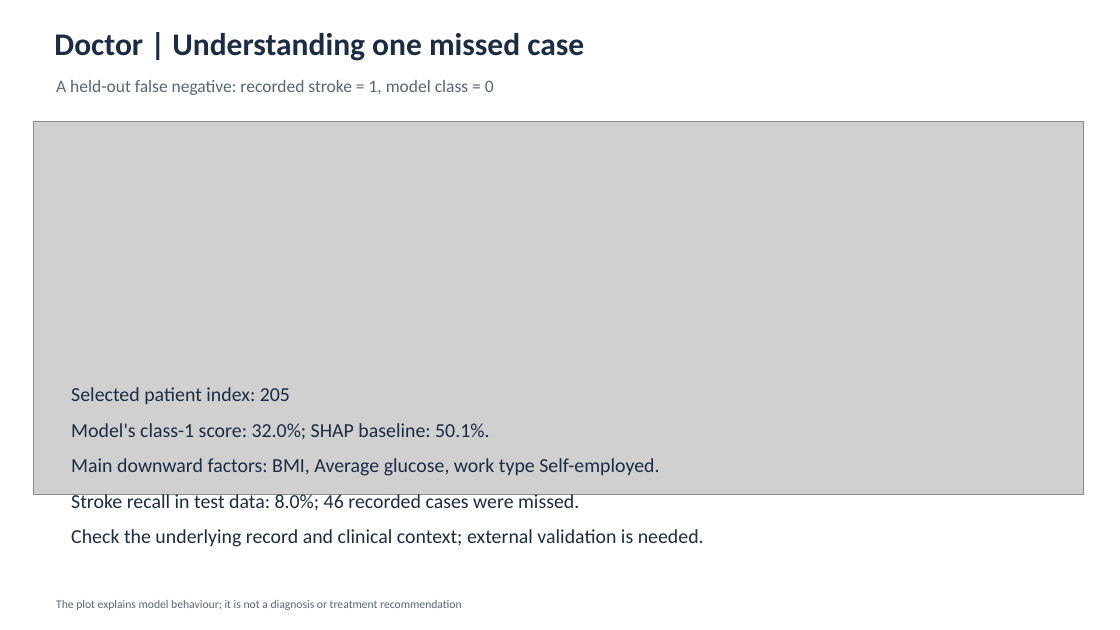
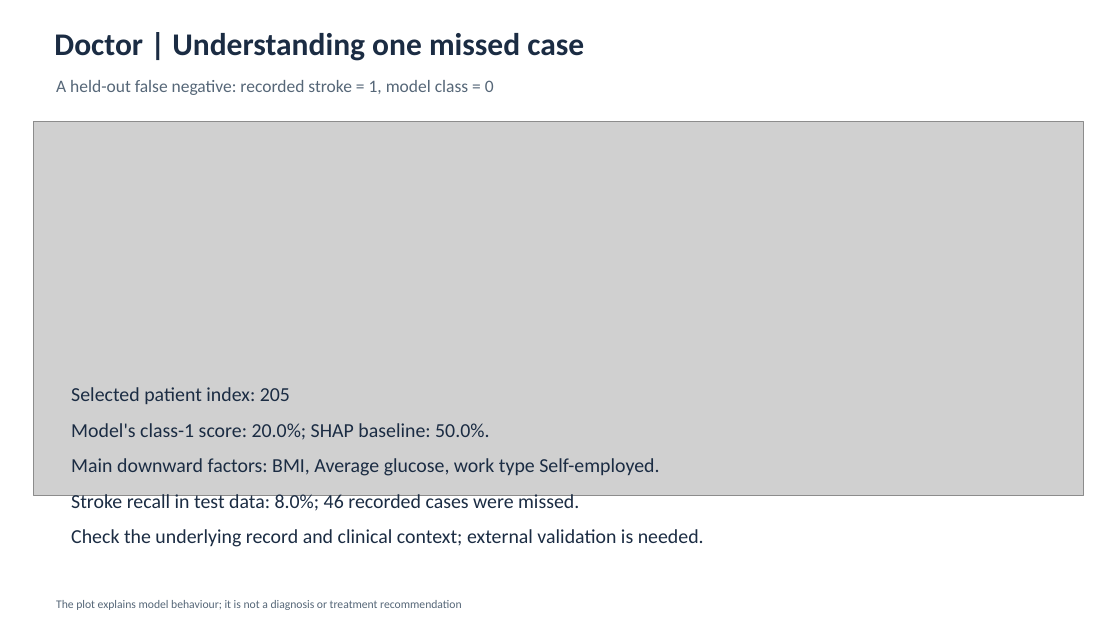
Before and after one commit to ChristineFJT/XAI_Stroke_Classification_SHAP, a slide deck: slide 2 of XAI_Stroke_Classification_SHAP/output/Task5_Three_Audience_Slides.pptx. Drawn at 1120x630 pixels with LibreOffice and Linux fonts; fonts in the diff are those of the drawing; grey boxes stand for pictures. Boxes give left, top, right and bottom in pixels: in the first picture for what was removed or moved away, otherwise in the second. Text is boxed around its words. In the diff, an @@ line names an element or a change of style, - is before the commit and + after.

Commit message:
Update Code to Export SHAP Plot

```diff
--- a/XAI_Stroke_Classification_SHAP/output/Task5_Three_Audience_Slides.pptx
+++ b/XAI_Stroke_Classification_SHAP/output/Task5_Three_Audience_Slides.pptx
@@ text at (x1=71, y1=423, x2=489, y2=440): text changed @@
-Model's class-1 score: 32.0%; SHAP baseline: 50.1%.
+Model's class-1 score: 20.0%; SHAP baseline: 50.0%.
```
Also in this commit, not shown: 1 other slide changed, 7 other files.
